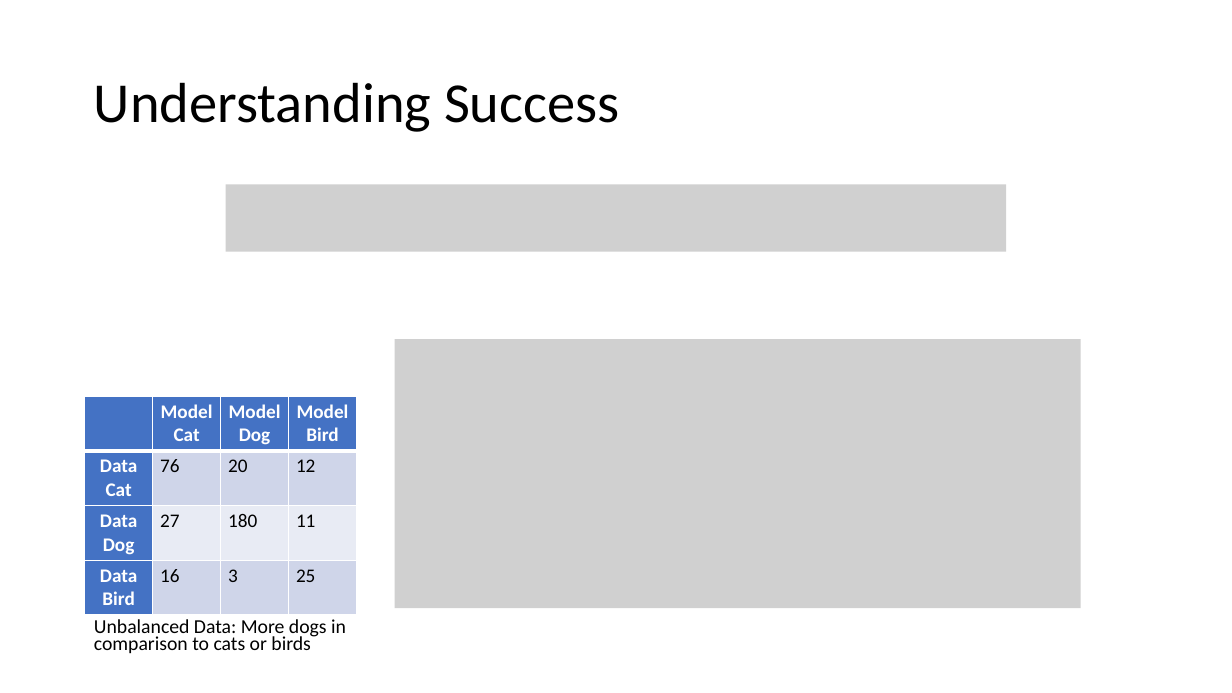
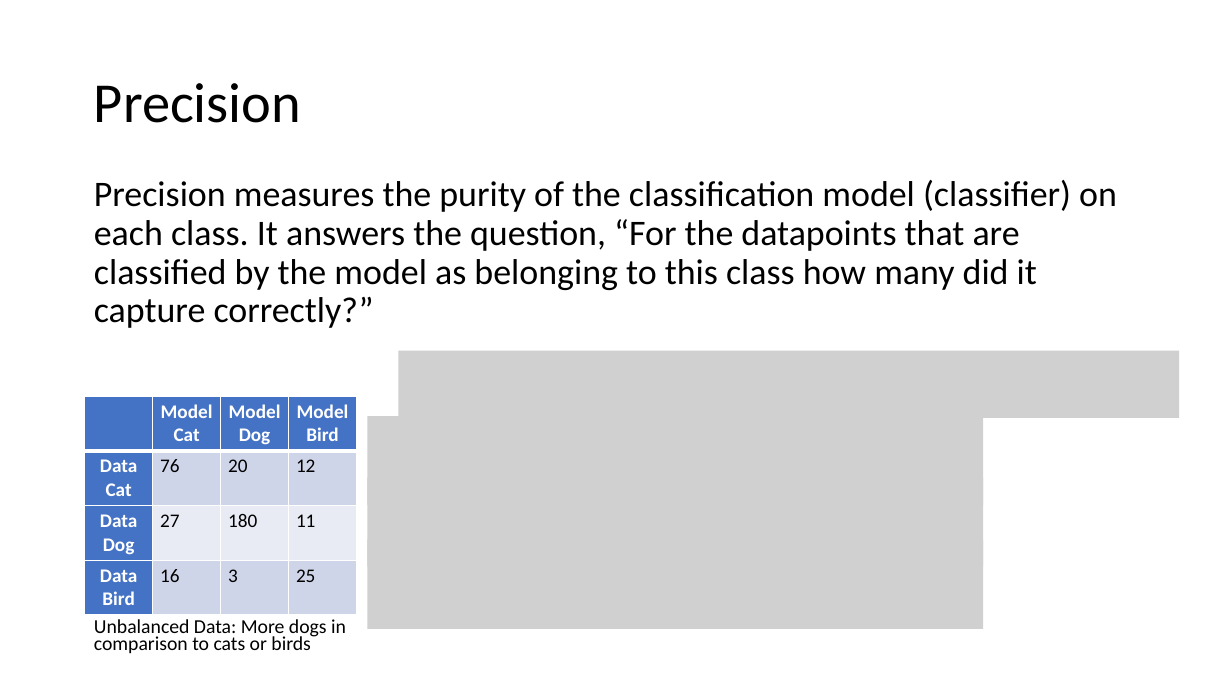
Before and after one commit to meenakshsundaram/AIML, a slide deck: slide 13 of DecisionTrees/DecisionTrees.pptx (slide 10 before the commit). Drawn at 1232x693 pixels with LibreOffice and Linux fonts; fonts in the diff are those of the drawing; grey boxes stand for pictures. Boxes give left, top, right and bottom in pixels: in the first picture for what was removed or moved away, otherwise in the second. Text is boxed around its words. In the diff, an @@ line names an element or a change of style, - is before the commit and + after.

Commit message:
Cleaned up the Success Metrics and added Section for Bias Variance Trade Off, Decision Trees

```diff
--- a/DecisionTrees/DecisionTrees.pptx
+++ b/DecisionTrees/DecisionTrees.pptx
@@ title at [94,83,301,123]: text changed @@
-Understanding Success
+Precision
@@ text added at [94,180,1117,328], 28 pt, text #000000 @@
+Precision measures the purity of the classification model (classifier) on each class. It answers the question, “For the datapoints that are classified by the model as belonging to this class how many did it capture correctly?”
@@ picture removed at [226,185,1006,252] @@
@@ picture removed at [395,339,1081,608] @@
@@ picture added at [398,350,1179,418] @@
@@ picture added at [368,416,984,505] @@
@@ picture added at [368,478,984,567] @@
@@ picture added at [368,540,984,629] @@
```
Also in this commit, not shown: 7 other slides changed, 4 slides added.
